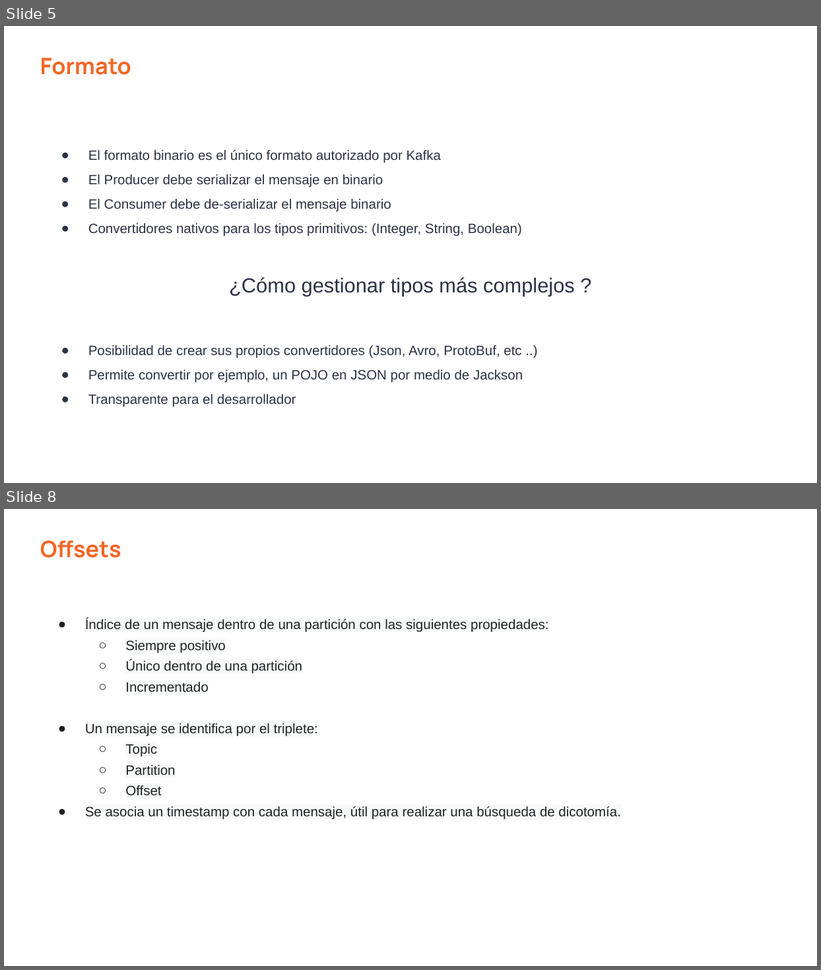
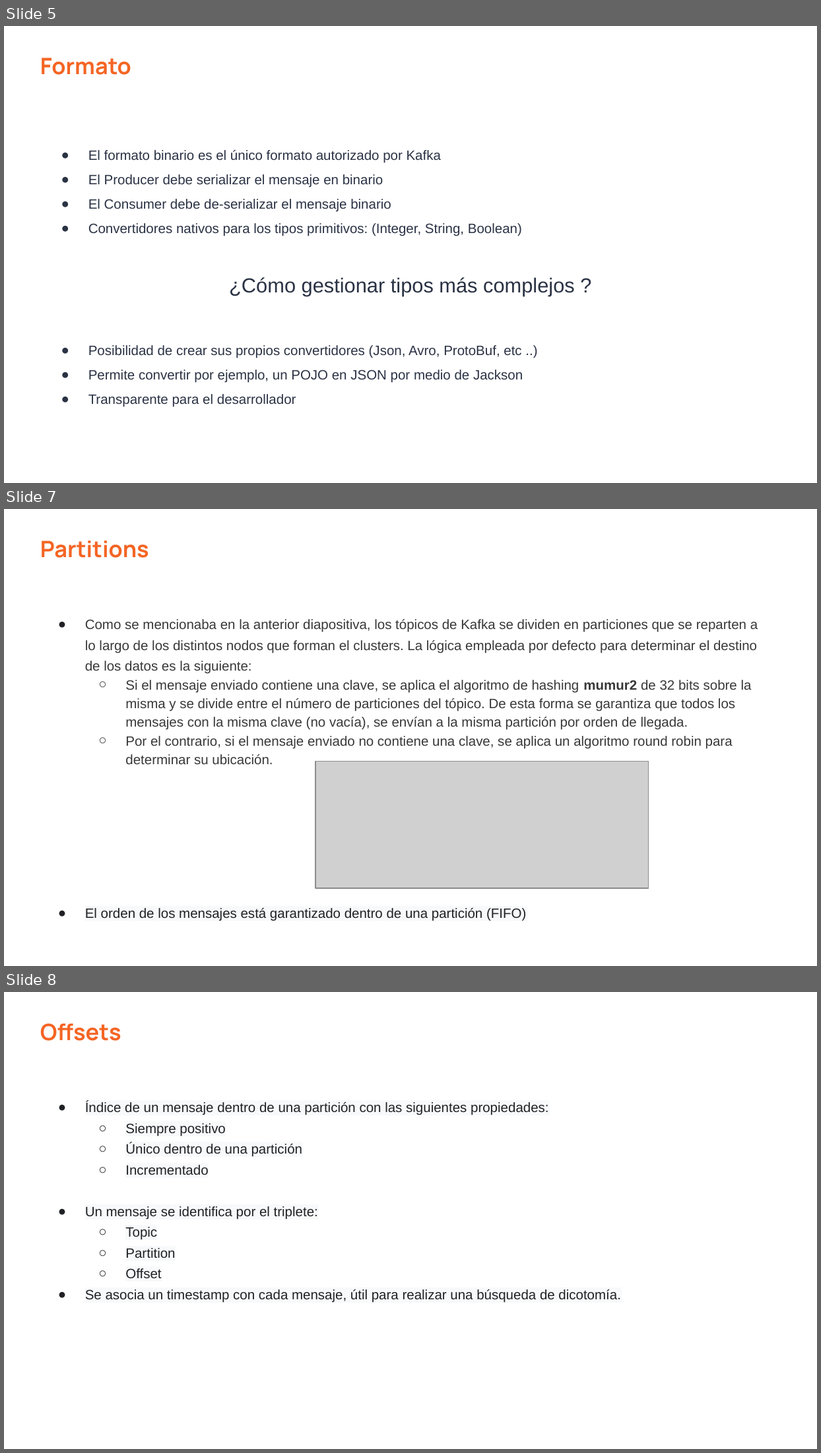
Before and after one commit to vass-engineering/101-kafka, a slide deck: docs/KafkaClients-Producer-Consumer.pptx. Shown one above the other, each under a label of ours: slides 5 and 8 before the commit, slides 5, 7 and 8 after it; the slides between them are not shown. The pictures are 821x970 and 821x1453 pixels, drawn with LibreOffice and Linux fonts; fonts in the diff are those of the drawing; grey boxes stand for pictures. Boxes give left, top, right and bottom in pixels: in the first picture for what was removed or moved away, otherwise in the second. Text is boxed around its words. In the diff, an @@ line names an element or a change of style, - is before the commit and + after.

```diff
--- a/docs/KafkaClients-Producer-Consumer.pptx
+++ b/docs/KafkaClients-Producer-Consumer.pptx
@@ slide 7 added at [4,509,817,966], background #FFFFFF @@
@@ text added at [40,541,149,558], 20 pt, text #F46524, bold @@
+Partitions
@@ text added at [85,619,758,921], 12 pt, text #383838 @@
+● Como se mencionaba en la anterior diapositiva, los tópicos de Kafka se dividen en particiones que se reparten a lo largo de los distintos nodos que forman el clusters. La lógica empleada por defecto para determinar el destino de los datos es la siguiente:
+  ○ Si el mensaje enviado contiene una clave, se aplica el algoritmo de hashing mumur2 de 32 bits sobre la misma y se divide entre el número de particiones del tópico. De esta forma se garantiza que todos los mensajes con la misma clave (no vacía), se envían a la misma partición por orden de llegada.
+  ○ Por el contrario, si el mensaje enviado no contiene una clave, se aplica un algoritmo round robin para determinar su ubicación.
+● El orden de los mensajes está garantizado dentro de una partición (FIFO)
@@ picture added at [316,761,649,889] @@
```
Also in this commit, not shown: 1 slide changed, 1 slide removed.
